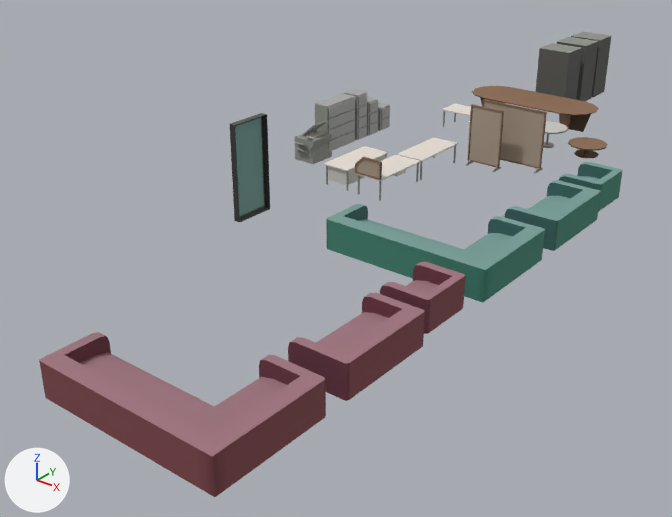
Renders of the FBX model Content/Geometry/Assets/Office.FBX from each side of a commit.
Both versions are drawn from a 50 mm camera at (56.6, -51.8, 31.4) aimed at (8.4, 8.4, -5.9). Arrows for +X, +Y and +Z are at lower left; the lights stay in place. Where no turn or scale is listed for an object, it has been applied to the vertices.
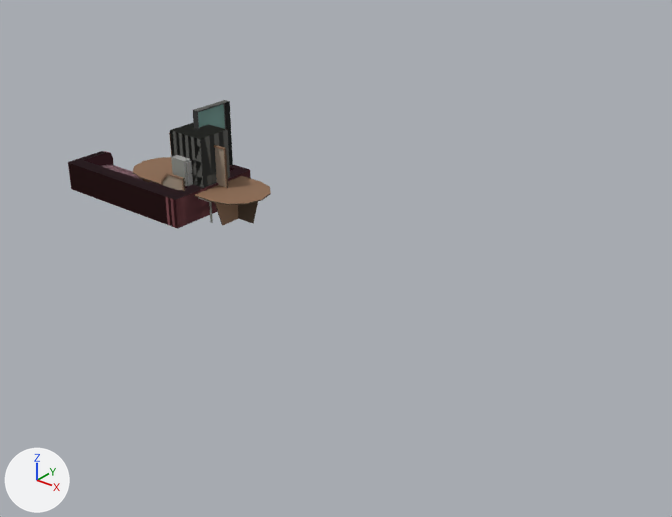
Commit message: Update Office meshes

What differs and where, as boxes [x1, y1, x2, y2] in the pictures (672 x 517 px):
'SofaCornerRed', moved: before [39, 332, 326, 497]; after [68, 151, 251, 229]
'SofaCornerGreen', moved (not visible afterwards): before [326, 204, 545, 303]
'SofaRed', moved: before [288, 293, 425, 401]; after [154, 175, 234, 224]
'TableMeeting', moved: before [472, 86, 598, 132]; after [133, 157, 271, 225]
'Door', moved: before [230, 113, 270, 222]; after [193, 100, 233, 166]
'SofaGreen', moved (not visible afterwards): before [504, 180, 601, 251]
'VendingMachineBlue', moved: before [571, 32, 611, 98]; after [170, 123, 230, 188]
'ArmchairRed', moved: before [380, 262, 465, 334]; after [185, 173, 234, 190]
'SeparatorLarge', moved: before [482, 99, 547, 174]; after [169, 133, 228, 188]
'FileLong', moved: before [315, 94, 355, 151]; after [171, 155, 193, 186]
'VendingMachineOrange', moved (not visible afterwards): before [535, 43, 582, 100]
'Separator', moved (not visible afterwards): before [466, 104, 504, 172]
'ArmchairGreen', moved (not visible afterwards): before [559, 162, 623, 212]
'DeskHard', moved (not visible afterwards): before [324, 146, 388, 191]
'VendingMachineGreen', moved (not visible afterwards): before [557, 37, 598, 101]
'Printer', moved (not visible afterwards): before [295, 120, 332, 164]
'DeskSeparator', moved: before [355, 157, 382, 180]; after [161, 173, 185, 191]
'Desk', moved (not visible afterwards): before [398, 138, 458, 180]
'DeskDrawer', moved (not visible afterwards): before [356, 155, 421, 201]
'FileLarge', moved (not visible afterwards): before [345, 89, 367, 140]
'TabbleCoffee', moved (not visible afterwards): before [568, 137, 607, 158]
'FileMedium', moved (not visible afterwards): before [367, 97, 378, 136]
'DeskAngle', moved: before [442, 103, 471, 127]; after [198, 198, 213, 223]
'FileSmall', moved (not visible afterwards): before [378, 102, 390, 131]
'tableRound', moved (not visible afterwards): before [543, 121, 568, 148]

What the commit changed:
Object 'VendingMachineGreen' (ob_vendingmachinegreen) moves from (10.35, 50.61, 0.0) to (0.0, 0.0, 0.0).
Object 'DeskHard' (ob_deskhard) moves from (6.68, 13.56, 0.0) to (0.0, 0.0, 0.0).
Object 'FileSmall' (ob_filesmall) moves from (-0.67, 27.27, 0.0) to (0.0, 0.0, 0.0).
Object 'FileLarge' (ob_filelarge) moves from (-0.67, 23.15, 0.0) to (0.0, 0.0, 0.0).
Object 'DeskDrawer' (ob_deskdrawer) moves from (10.42, 13.48, 0.0) to (0.0, 0.0, 0.0).
Object 'TabbleCoffee' (ob_tabblecoffee) moves from (20.67, 33.3, 0.0) to (0.0, 0.0, 0.0).
Object 'FileLong' (ob_filelong) moves from (-0.67, 19.68, 0.0) to (0.0, 0.0, 0.0).
Object 'ArmchairRed' (ob_armchairred) moves from (25.98, -4.06, 0.0) to (0.0, 0.0, 0.0).
Object 'Printer' (ob_printer) moves from (-0.04, 15.36, 0.0) to (0.0, 0.0, 0.0).
Object 'SofaCornerGreen' (ob_sofacornergreen) moves from (26.3, 4.63, 0.0) to (0.0, 0.0, 0.0).
Object 'SofaRed' (ob_sofared) moves from (26.3, -11.73, 0.0) to (0.0, 0.0, 0.0).
Object 'VendingMachineBlue' (ob_vendingmachineblue) moves from (10.35, 54.28, 0.0) to (0.0, 0.0, 0.0).
Object 'SeparatorLarge' (ob_separatorlarge) moves from (16.05, 25.89, 0.0) to (0.0, 0.0, 0.0).
Object 'SofaGreen' (ob_sofagreen) moves from (26.3, 14.61, 0.0) to (0.0, 0.0, 0.0).
Object 'tableRound' (ob_tableround) moves from (16.3, 33.3, 0.0) to (0.0, 0.0, 0.0).
Object 'DeskSeparator' (ob_deskseparator) moves from (10.42, 13.48, 0.0) to (0.0, 0.0, 0.0).
Object 'Separator' (ob_separator) moves from (14.41, 23.7, 0.0) to (0.0, 0.0, 0.0).
Object 'Desk' (ob_desk) moves from (10.42, 19.92, 0.0) to (0.0, 0.0, 0.0).
Object 'VendingMachineOrange' (ob_vendingmachineorange) moves from (10.35, 46.33, 0.0) to (0.0, 0.0, 0.0).
Object 'FileMedium' (ob_filemedium) moves from (-0.67, 25.12, 0.0) to (0.0, 0.0, 0.0).
Object 'DeskAngle' (ob_deskangle) moves from (8.1, 31.96, 0.0) to (0.0, 0.0, 0.0).
Object 'Door' (ob_door) moves from (5.11, -0.79, 0.0) to (0.0, 0.0, 0.0).
Object 'TableMeeting' (ob_tablemeeting) moves from (10.95, 40.06, 0.0) to (0.0, 0.0, 0.0).
Object 'SofaCornerRed' (ob_sofacornerred) moves from (26.3, -21.7, 0.0) to (0.0, 0.0, 0.0).
Object 'ArmchairGreen' (ob_armchairgreen) moves from (25.98, 22.28, 0.0) to (0.0, 0.0, 0.0).
